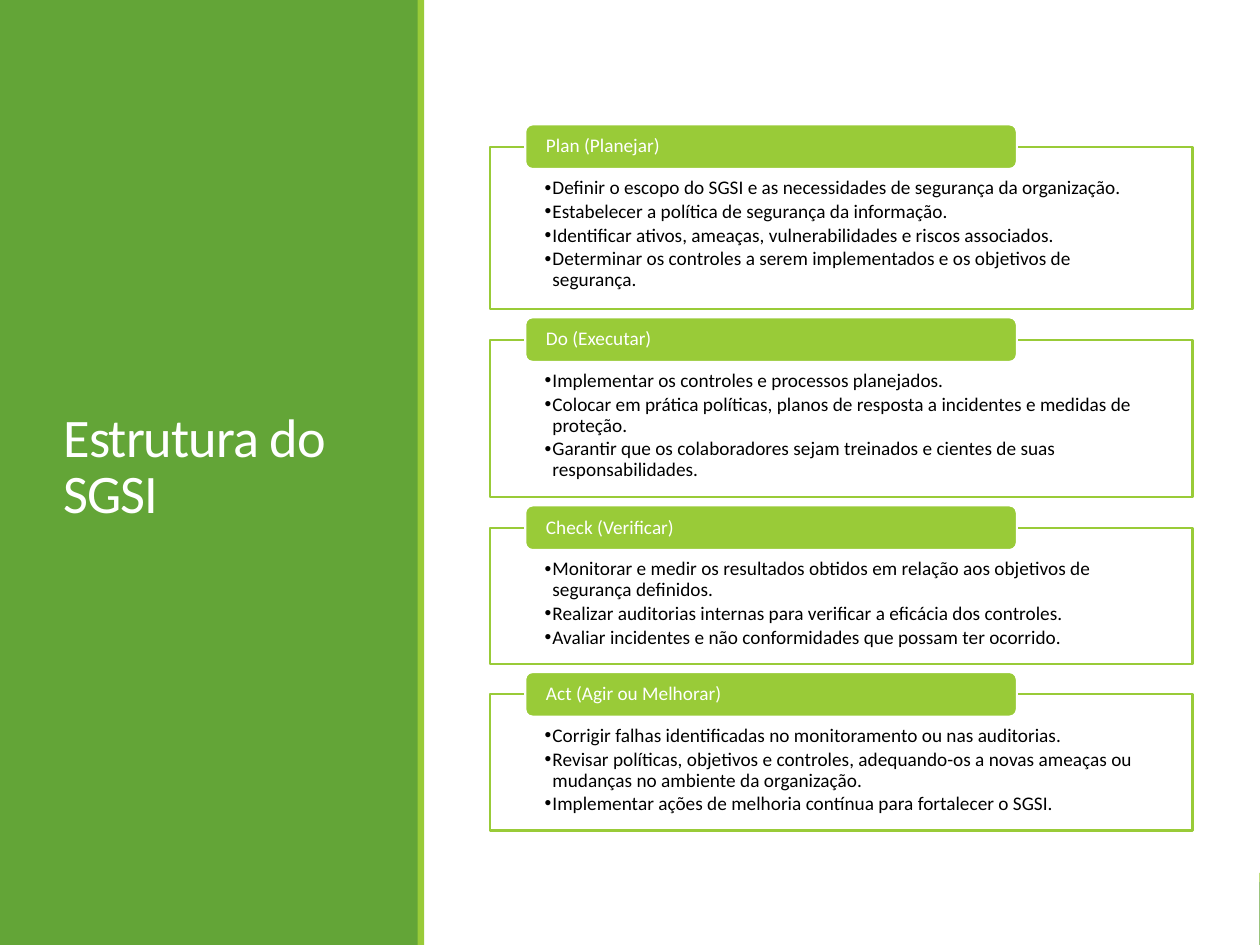
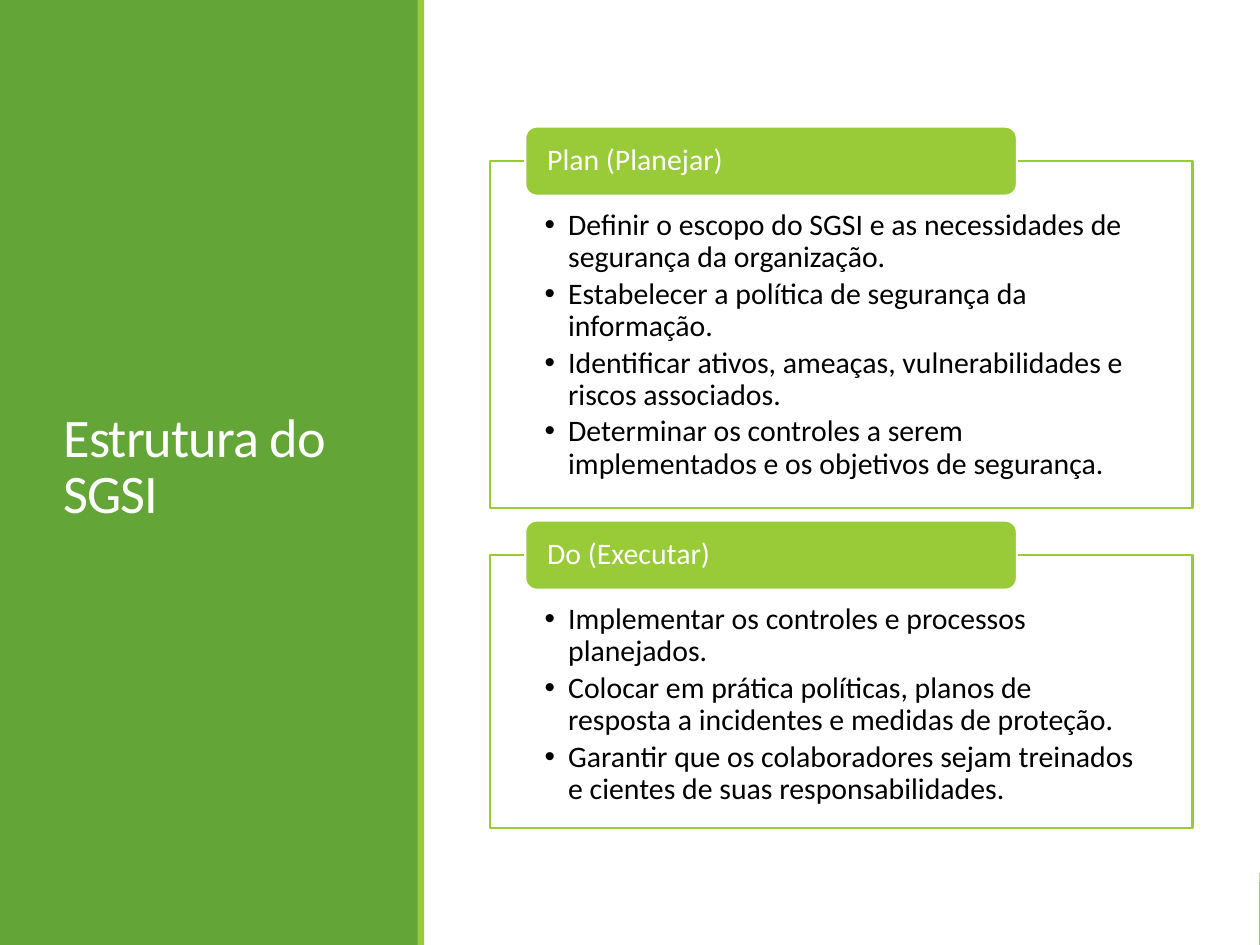
Before and after one commit to profAndreSouza/Material, a slide deck: slide 11 of Segurança da Informação/Aula-04-ISO27001-Estrutura-e-escopo.pptx. Drawn at 1260x945 pixels with LibreOffice and Linux fonts; fonts in the diff are those of the drawing. Boxes give left, top, right and bottom in pixels: in the first picture for what was removed or moved away, otherwise in the second. Text is boxed around its words. In the diff, an @@ line names an element or a change of style, - is before the commit and + after.

```diff
--- a/Segurança da Informação/Aula-04-ISO27001-Estrutura-e-escopo.pptx
+++ b/Segurança da Informação/Aula-04-ISO27001-Estrutura-e-escopo.pptx
@@ rounded rectangle: place and size @@
-rounded rectangle at box(525, 125, 1017, 170)
+rounded rectangle at box(525, 126, 1017, 195)
@@ text "Plan (Planejar)" at box(547, 148, 723, 175): size 11 to 17 pt; more space between paragraphs @@
@@ text "Definir o escopo do SGSI ...": place and size @@
-text "Definir o escopo do SGSI ..." at box(545, 180, 1120, 290)
+text "Definir o escopo do SGSI ..." at box(568, 214, 1123, 479)
@@ text "Definir o escopo do SGSI ..." at box(568, 214, 1123, 479): size 11 to 17 pt; indent changed @@
@@ rectangle: place and size @@
-rectangle at box(490, 340, 1193, 498)
+rectangle at box(490, 161, 1193, 508)
@@ rounded rectangle: place and size @@
-rounded rectangle at box(525, 505, 1017, 551)
+rounded rectangle at box(525, 520, 1017, 590)
@@ text "Do (Executar)" at box(547, 542, 710, 568): size 11 to 17 pt; more space between paragraphs @@
@@ text "Do (Executar)": place and size @@
-text "Do (Executar)" at box(546, 331, 651, 348)
+text "Do (Executar)" at box(547, 542, 710, 568)
@@ text "Implementar os controles e processos ..." at box(568, 608, 1134, 804): size 11 to 17 pt; indent changed @@
@@ text "Implementar os controles e processos ...": place and size @@
-text "Implementar os controles e processos ..." at box(545, 373, 1131, 479)
+text "Implementar os controles e processos ..." at box(568, 608, 1134, 804)
@@ rectangle: place and size @@
-rectangle at box(490, 694, 1193, 830)
+rectangle at box(490, 556, 1193, 829)
@@ group removed at box(490, 146, 1193, 814): 4 texts, 2 rectangles, 2 rounded rectangles @@
-  • Monitorar e medir os resultados obtidos em relação aos objetivos de segurança definidos.
-  • Realizar auditorias internas para verificar a eficácia dos controles.
-  • Avaliar incidentes e não conformidades que possam ter ocorrido.
-Check (Verificar)
-  • Corrigir falhas identificadas no monitoramento ou nas auditorias.
-  • Revisar políticas, objetivos e controles, adequando-os a novas ameaças ou mudanças no ambiente da organização.
-  • Implementar ações de melhoria contínua para fortalecer o SGSI.
-Act (Agir ou Melhorar)
```
Also in this commit, not shown: 1 other slide changed, 2 slides added.
